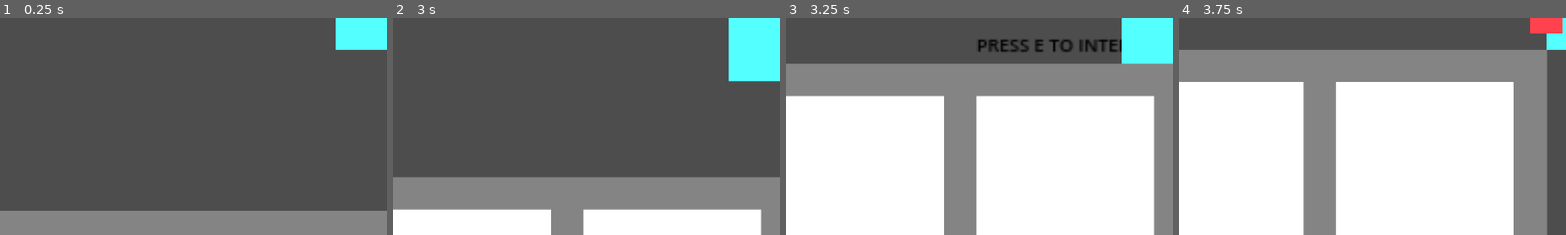
Above: before the commit, frames 1-4 (left to right).
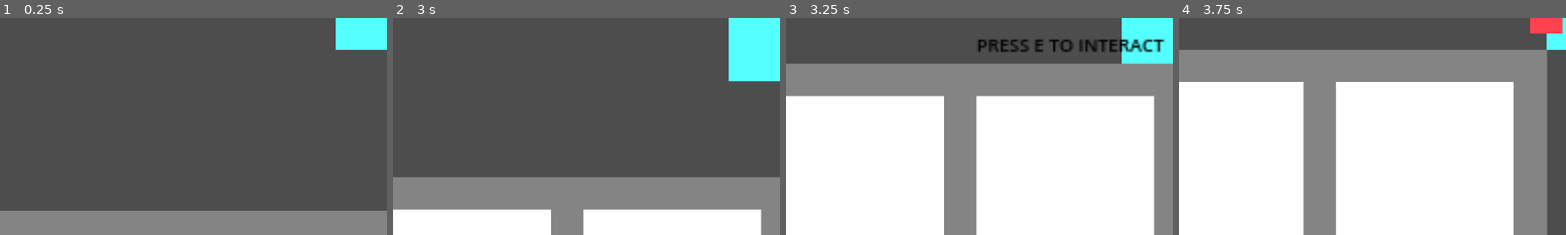
Above: after the commit, the same moments.

Repository: 127333hwy/ONYX-studio
Game: Godot game, scene res://prototype.tscn
Two runs of this game, one before a commit and one after it. Both use one fixed random seed, a clock stepped at 60 frames per second and the inputs below.
Inputs:
- Up to frame 1 (0.25 s): no input
- Up to frame 2 (3 s): click "Menu" at 0.5 s; click "Resume" at 1.25 s; tap Enter at 2 s; hold Right (move_right) 2.03-2.78 s; tap E (interact) at 2.1, 2.85 s; hold Down (move_down) from 2.78 s (still down)
- Up to frame 3 (3.25 s): keep holding Down (move_down)
- Up to frame 4 (3.75 s): tap E (interact) at 3.5, 3.6 s; release Down (move_down) at 3.53 s; hold Right (move_right) from 3.53 s (still down)
The pictures show only the part of the screen within x 3-52%, y 50-100%; the shares and areas given below are measured in that part.

Frames 1-2 are identical in both runs. In frame 3, 0.5% of the frame differs, in the area x 86-98%, y 9-17%; in frame 4, nothing differs.

Commit message:
moved ingredients

Diff:
--- a/prototype.tscn
+++ b/prototype.tscn
@@ -33,40 +33,40 @@
 Button/styles/normal = SubResource("StyleBoxFlat_5crrw")
 Button/styles/pressed = SubResource("StyleBoxFlat_b7xfc")
 
-[node name="prototype" type="Node2D"]
+[node name="prototype" type="Node2D" unique_id=1973560750]
 position = Vector2(1.60001, 0.120216)
 
-[node name="kitchen" type="Node" parent="."]
-
-[node name="Polygon2D2" type="Polygon2D" parent="kitchen"]
+[node name="kitchen" type="Node" parent="." unique_id=1873603230]
+
+[node name="Polygon2D2" type="Polygon2D" parent="kitchen" unique_id=1261423244]
 position = Vector2(103.188, 0.120209)
 scale = Vector2(0.813258, 1.5)
 color = Color(0.519163, 0.519161, 0.519162, 1)
 polygon = PackedVector2Array(89.5315, -0.0801392, 89.5315, 79.9199, 318.956, 80, 544, 80, 544, 0)
 
-[node name="Polygon2D5" type="Polygon2D" parent="kitchen"]
+[node name="Polygon2D5" type="Polygon2D" parent="kitchen" unique_id=804001494]
 position = Vector2(25.6, 528.12)
 scale = Vector2(0.954082, 1.5)
 color = Color(0.519163, 0.519161, 0.519162, 1)
 polygon = PackedVector2Array(91.2086, 0, 91.2086, 80, 318.956, 80, 544, 80, 544, 0)
 
-[node name="Polygon2D3" type="Polygon2D" parent="kitchen"]
+[node name="Polygon2D3" type="Polygon2D" parent="kitchen" unique_id=2051092183]
 position = Vector2(1.33314, 762.523)
 rotation = -1.56944
 scale = Vector2(1.2342, 1.40043)
 color = Color(0.519163, 0.519161, 0.519162, 1)
 polygon = PackedVector2Array(92.7871, -1.06287, 92.7739, 38.6346, 92.863, 79.642, 315.794, 78.6026, 544.269, 78.2849, 544.163, -1.69046)
 
-[node name="Polygon2D4" type="Polygon2D" parent="kitchen"]
+[node name="Polygon2D4" type="Polygon2D" parent="kitchen" unique_id=1769692740]
 position = Vector2(673.61, -91.8621)
 rotation = 1.56819
 scale = Vector2(0.9569, 1.60898)
 color = Color(0.519163, 0.519161, 0.519162, 1)
 polygon = PackedVector2Array(96, 0, 96, 80, 318.956, 80, 547.233, 80.4076, 547.581, 0.854095)
 
-[node name="StaticBody2D" type="StaticBody2D" parent="kitchen"]
-
-[node name="FoodCounter" type="CollisionPolygon2D" parent="kitchen/StaticBody2D"]
+[node name="StaticBody2D" type="StaticBody2D" parent="kitchen" unique_id=186002593]
+
+[node name="FoodCounter" type="CollisionPolygon2D" parent="kitchen/StaticBody2D" unique_id=1819246036]
 z_index = 1
 z_as_relative = false
 y_sort_enabled = true
@@ -74,138 +74,138 @@
 scale = Vector2(0.913755, 1)
 polygon = PackedVector2Array(105.061, -8, 647.876, -8, 647.876, 424, 507.795, 424, 507.795, 120, 105.061, 120)
 
-[node name="CollisionPolygon2D3" type="CollisionPolygon2D" parent="kitchen/StaticBody2D"]
+[node name="CollisionPolygon2D3" type="CollisionPolygon2D" parent="kitchen/StaticBody2D" unique_id=1150719270]
 z_index = 1
 position = Vector2(1.60001, 24.1202)
 polygon = PackedVector2Array(110.4, 503.88, 544, 504, 544, 624, 110.4, 623.88)
 
-[node name="CollisionPolygon2D2" type="CollisionPolygon2D" parent="kitchen/StaticBody2D"]
+[node name="CollisionPolygon2D2" type="CollisionPolygon2D" parent="kitchen/StaticBody2D" unique_id=1798880992]
 z_index = 1
 position = Vector2(4.76837e-07, -77.9259)
 scale = Vector2(1.03571, 1.41074)
 polygon = PackedVector2Array(-2.19534e-13, 117.616, 108.138, 117.616, 108.138, 514.57, 4.76837e-07, 514.57)
 
-[node name="CustomerSpawner" type="Node2D" parent="."]
+[node name="CustomerSpawner" type="Node2D" parent="." unique_id=140498357]
 position = Vector2(750.4, 31.8798)
 script = ExtResource("3_uu44d")
 customer_scene = ExtResource("4_a2g17")
 
-[node name="SpawnPoint" type="Marker2D" parent="."]
+[node name="SpawnPoint" type="Marker2D" parent="." unique_id=1168345286]
 position = Vector2(750.4, 31.8798)
 
-[node name="Tables" type="Node" parent="."]
-
-[node name="Table" parent="Tables" groups=["tables"] instance=ExtResource("1_72gul")]
+[node name="Tables" type="Node" parent="." unique_id=237476284]
+
+[node name="Table" parent="Tables" unique_id=2055059669 groups=["tables"] instance=ExtResource("1_72gul")]
 position = Vector2(896, 232)
 
-[node name="Table2" parent="Tables" groups=["tables"] instance=ExtResource("1_72gul")]
+[node name="Table2" parent="Tables" unique_id=971616659 groups=["tables"] instance=ExtResource("1_72gul")]
 position = Vector2(1184, 232)
 
-[node name="Table3" parent="Tables" groups=["tables"] instance=ExtResource("1_72gul")]
+[node name="Table3" parent="Tables" unique_id=1186527125 groups=["tables"] instance=ExtResource("1_72gul")]
 position = Vector2(896, 448)
 
-[node name="Table4" parent="Tables" groups=["tables"] instance=ExtResource("1_72gul")]
+[node name="Table4" parent="Tables" unique_id=1473209024 groups=["tables"] instance=ExtResource("1_72gul")]
 position = Vector2(1184, 448)
 
-[node name="Timer" type="Timer" parent="."]
+[node name="Timer" type="Timer" parent="." unique_id=780097404]
 wait_time = 5.0
 autostart = true
 
-[node name="Worldboundries" parent="." instance=ExtResource("2_8ftn4")]
+[node name="Worldboundries" parent="." unique_id=1993184643 instance=ExtResource("2_8ftn4")]
 position = Vector2(-1.60001, -0.120216)
 
-[node name="CollisionShape2D" type="CollisionShape2D" parent="Worldboundries"]
+[node name="CollisionShape2D" type="CollisionShape2D" parent="Worldboundries" unique_id=1369026866]
 position = Vector2(-9.60001, 335.88)
 scale = Vector2(0.728342, 1.00315)
 shape = SubResource("RectangleShape2D_udnpg")
 
-[node name="CollisionShape2D2" type="CollisionShape2D" parent="Worldboundries"]
+[node name="CollisionShape2D2" type="CollisionShape2D" parent="Worldboundries" unique_id=232649384]
 position = Vector2(1406.4, 311.88)
 scale = Vector2(0.728342, 1.00315)
 shape = SubResource("RectangleShape2D_udnpg")
 
-[node name="CollisionShape2D3" type="CollisionShape2D" parent="Worldboundries"]
+[node name="CollisionShape2D3" type="CollisionShape2D" parent="Worldboundries" unique_id=1911872879]
 position = Vector2(694.404, 656.94)
 rotation = 1.5708
 scale = Vector2(0.728342, 1.00315)
 shape = SubResource("RectangleShape2D_udnpg")
 
-[node name="CollisionShape2D4" type="CollisionShape2D" parent="Worldboundries"]
+[node name="CollisionShape2D4" type="CollisionShape2D" parent="Worldboundries" unique_id=1259260076]
 position = Vector2(704, -16)
 rotation = 1.5708
 scale = Vector2(0.728342, 1.00315)
 shape = SubResource("RectangleShape2D_udnpg")
 
-[node name="Ingredients" type="Node" parent="."]
-
-[node name="Polygon2D" type="Polygon2D" parent="Ingredients"]
-polygon = PackedVector2Array(528, 544, 440, 544, 440, 632, 528, 632)
-
-[node name="Polygon2D2" type="Polygon2D" parent="Ingredients"]
+[node name="Ingredients" type="Node" parent="." unique_id=2136974125]
+
+[node name="Rice" parent="Ingredients" unique_id=1759872029 instance=ExtResource("2_883nb")]
+position = Vector2(152, 544.00024)
+
+[node name="Lettuce" parent="Ingredients" unique_id=1933156227 instance=ExtResource("6_vm637")]
+position = Vector2(256, 544.00024)
+
+[node name="Fish" parent="Ingredients" unique_id=1987072622 instance=ExtResource("7_h681u")]
+position = Vector2(360, 544.00024)
+
+[node name="Meat" parent="Ingredients" unique_id=1100606655 instance=ExtResource("8_67dyb")]
+position = Vector2(464, 576.00024)
+
+[node name="Polygon2D" type="Polygon2D" parent="Ingredients" unique_id=154643169]
+polygon = PackedVector2Array(528, 544, 440, 544, 440, 632, 528, 632)
+
+[node name="Polygon2D2" type="Polygon2D" parent="Ingredients" unique_id=1333638482]
 position = Vector2(-104, 0)
 polygon = PackedVector2Array(528, 544, 440, 544, 440, 632, 528, 632)
 
-[node name="Polygon2D3" type="Polygon2D" parent="Ingredients"]
+[node name="Polygon2D3" type="Polygon2D" parent="Ingredients" unique_id=741275266]
 position = Vector2(-208, 0)
 polygon = PackedVector2Array(528, 544, 440, 544, 440, 632, 528, 632)
 
-[node name="Polygon2D4" type="Polygon2D" parent="Ingredients"]
+[node name="Polygon2D4" type="Polygon2D" parent="Ingredients" unique_id=1808508772]
 position = Vector2(-312, 0)
 polygon = PackedVector2Array(528, 544, 440, 544, 440, 632, 528, 632)
 
-[node name="Rice" parent="." instance=ExtResource("2_883nb")]
-position = Vector2(150.4, 543.88)
-
-[node name="Lettuce" parent="." instance=ExtResource("6_vm637")]
-position = Vector2(254.4, 543.88)
-
-[node name="Fish" parent="." instance=ExtResource("7_h681u")]
-position = Vector2(358.4, 543.88)
-
-[node name="Meat" parent="." instance=ExtResource("8_67dyb")]
-position = Vector2(462.4, 575.88)
-
-[node name="KitchenDoor" type="Area2D" parent="."]
+[node name="KitchenDoor" type="Area2D" parent="." unique_id=1594923608]
 position = Vector2(86.4, -88.1202)
 script = ExtResource("3_w6r6j")
 
-[node name="Polygon2D" type="Polygon2D" parent="KitchenDoor"]
+[node name="Polygon2D" type="Polygon2D" parent="KitchenDoor" unique_id=315971390]
 position = Vector2(-88, 88.6073)
 scale = Vector2(0.425912, 5.05156)
 polygon = PackedVector2Array(2.04359e-07, 18.8235, 150.857, 18.8235, 150.857, 1.40246e-08, -1.60001, -0.120216)
 
-[node name="CollisionShape2D" type="CollisionShape2D" parent="KitchenDoor"]
+[node name="CollisionShape2D" type="CollisionShape2D" parent="KitchenDoor" unique_id=1455376218]
 position = Vector2(-56, 130)
 scale = Vector2(0.425912, 4.65882)
 shape = SubResource("RectangleShape2D_f3uba")
 
-[node name="CharacterBody2D" parent="." instance=ExtResource("1_vmgys")]
+[node name="CharacterBody2D" parent="." unique_id=1880070361 instance=ExtResource("1_vmgys")]
 z_index = 10
 position = Vector2(-193.6, 95.8798)
 
-[node name="Stoves" type="Node" parent="."]
-
-[node name="Polygon2D" type="Polygon2D" parent="Stoves"]
+[node name="Stoves" type="Node" parent="." unique_id=1546743265]
+
+[node name="Polygon2D" type="Polygon2D" parent="Stoves" unique_id=353988235]
 position = Vector2(-424, -288)
 scale = Vector2(1, 1.27273)
 color = Color(1, 0.638627, 0.130735, 1)
 polygon = PackedVector2Array(528, 544, 432, 544, 432, 632, 528, 632)
 
-[node name="Polygon2D2" type="Polygon2D" parent="Stoves"]
+[node name="Polygon2D2" type="Polygon2D" parent="Stoves" unique_id=2038603379]
 position = Vector2(-424, -416)
 scale = Vector2(1, 1.27273)
 color = Color(1, 0.639216, 0.129412, 1)
 polygon = PackedVector2Array(528, 544, 432, 544, 432, 632, 528, 632)
 
-[node name="Polygon2D3" type="Polygon2D" parent="Stoves"]
+[node name="Polygon2D3" type="Polygon2D" parent="Stoves" unique_id=966897610]
 position = Vector2(-424, -544)
 scale = Vector2(1, 1.27273)
 color = Color(1, 0.639216, 0.129412, 1)
 polygon = PackedVector2Array(528, 544, 432, 544, 432, 632, 528, 632)
 
-[node name="CanvasLayer" type="CanvasLayer" parent="."]
-
-[node name="OpenPauseButton" type="Button" parent="CanvasLayer"]
+[node name="CanvasLayer" type="CanvasLayer" parent="." unique_id=1313197742]
+
+[node name="OpenPauseButton" type="Button" parent="CanvasLayer" unique_id=1962435313]
 process_mode = 3
 anchors_preset = 1
 anchor_left = 1.0
@@ -220,7 +220,7 @@
 "
 script = ExtResource("8_ji23w")
 
-[node name="PauseMenu" parent="CanvasLayer" instance=ExtResource("8_hwjwa")]
+[node name="PauseMenu" parent="CanvasLayer" unique_id=574916529 instance=ExtResource("8_hwjwa")]
 
 [connection signal="timeout" from="Timer" to="CustomerSpawner" method="_on_timer_timeout"]
 [connection signal="body_entered" from="KitchenDoor" to="KitchenDoor" method="_on_body_entered"]
Not shown: 1 places in prototype.tscn that only renumber resources
